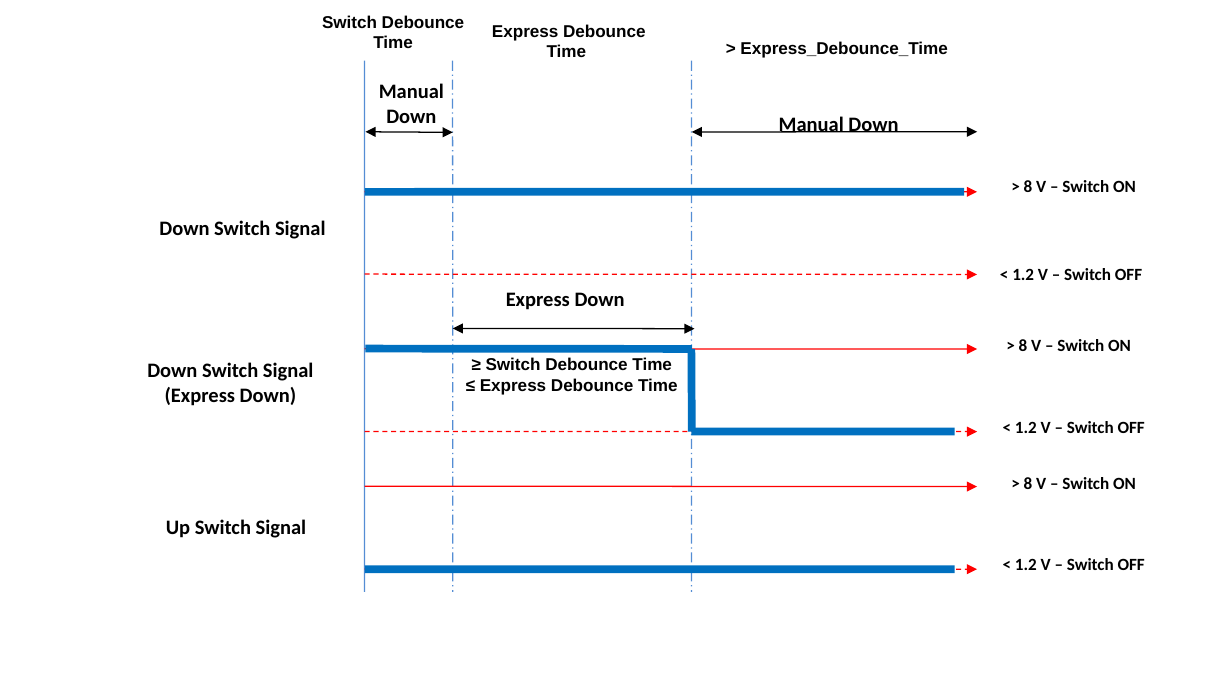
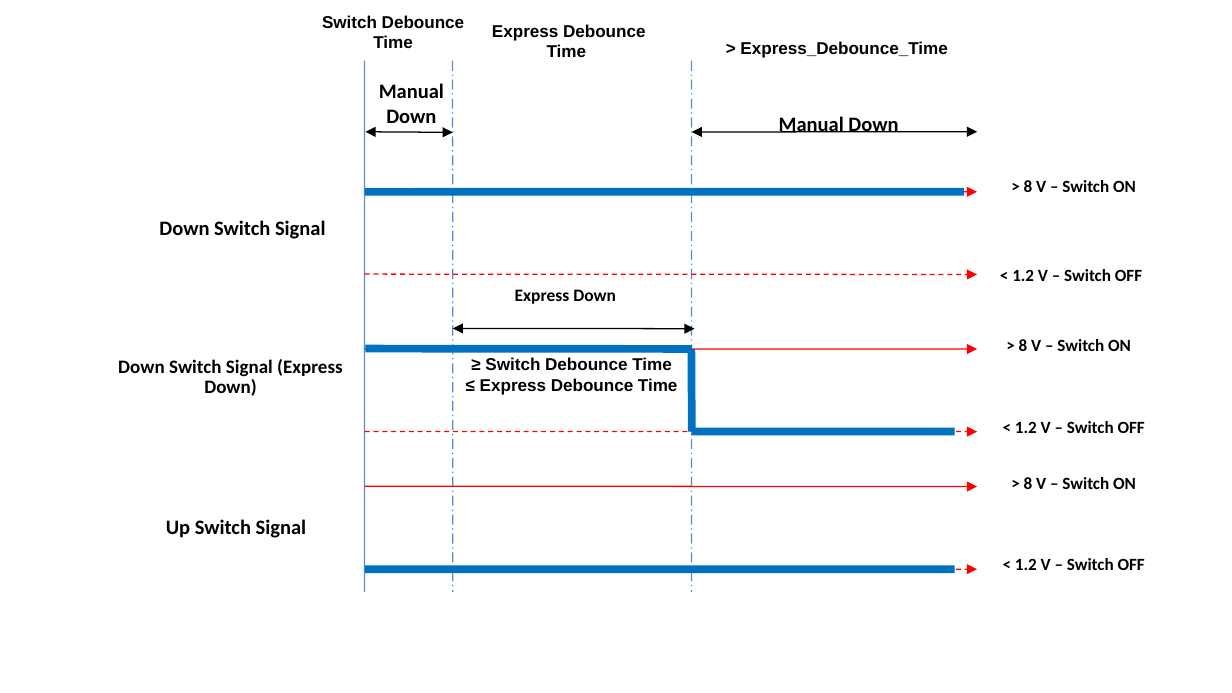
Before and after one commit to hashim-t/20-020-W601, a slide deck: slide 6 of Documents/W601-EOLTestingSequence_V1_MR_04012021.ppt. Drawn at 1232x693 pixels with LibreOffice and Linux fonts; fonts in the diff are those of the drawing. Boxes give left, top, right and bottom in pixels: in the first picture for what was removed or moved away, otherwise in the second. Text is boxed around its words. In the diff, an @@ line names an element or a change of style, - is before the commit and + after.

```diff
--- a/Documents/W601-EOLTestingSequence_V1_MR_04012021.ppt
+++ b/Documents/W601-EOLTestingSequence_V1_MR_04012021.ppt
@@ text "Express Down" at [515, 289, 616, 304]: size 12 to 10.2 pt; line spacing 1 to 0.9 @@
@@ text "Down Switch Signal (Express Down)" at [118, 359, 343, 396]: size 12 to 11.1 pt; line spacing 1 to 0.9 @@
```
Also in this commit, not shown: 2 other slides changed, 3 slides added, 1 other file.
